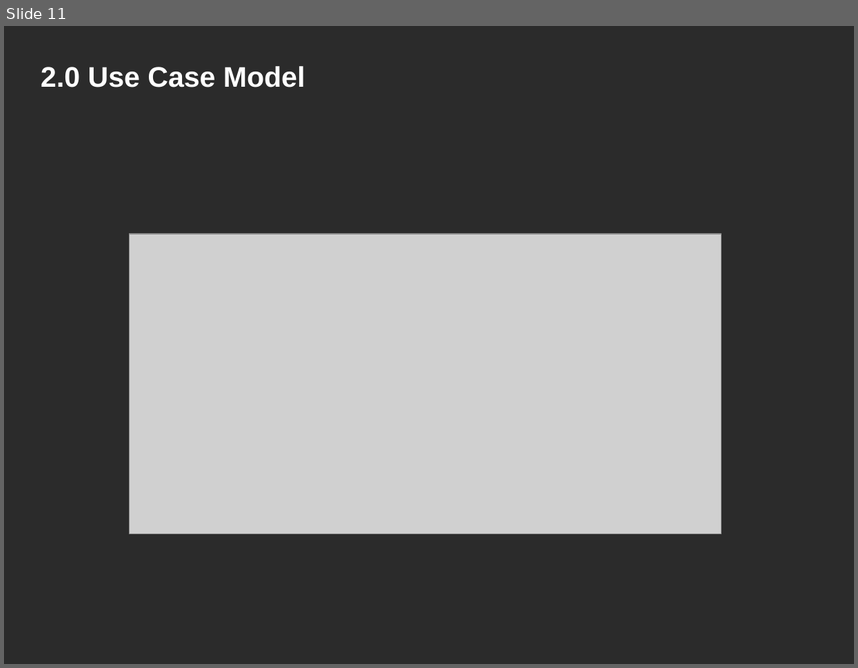
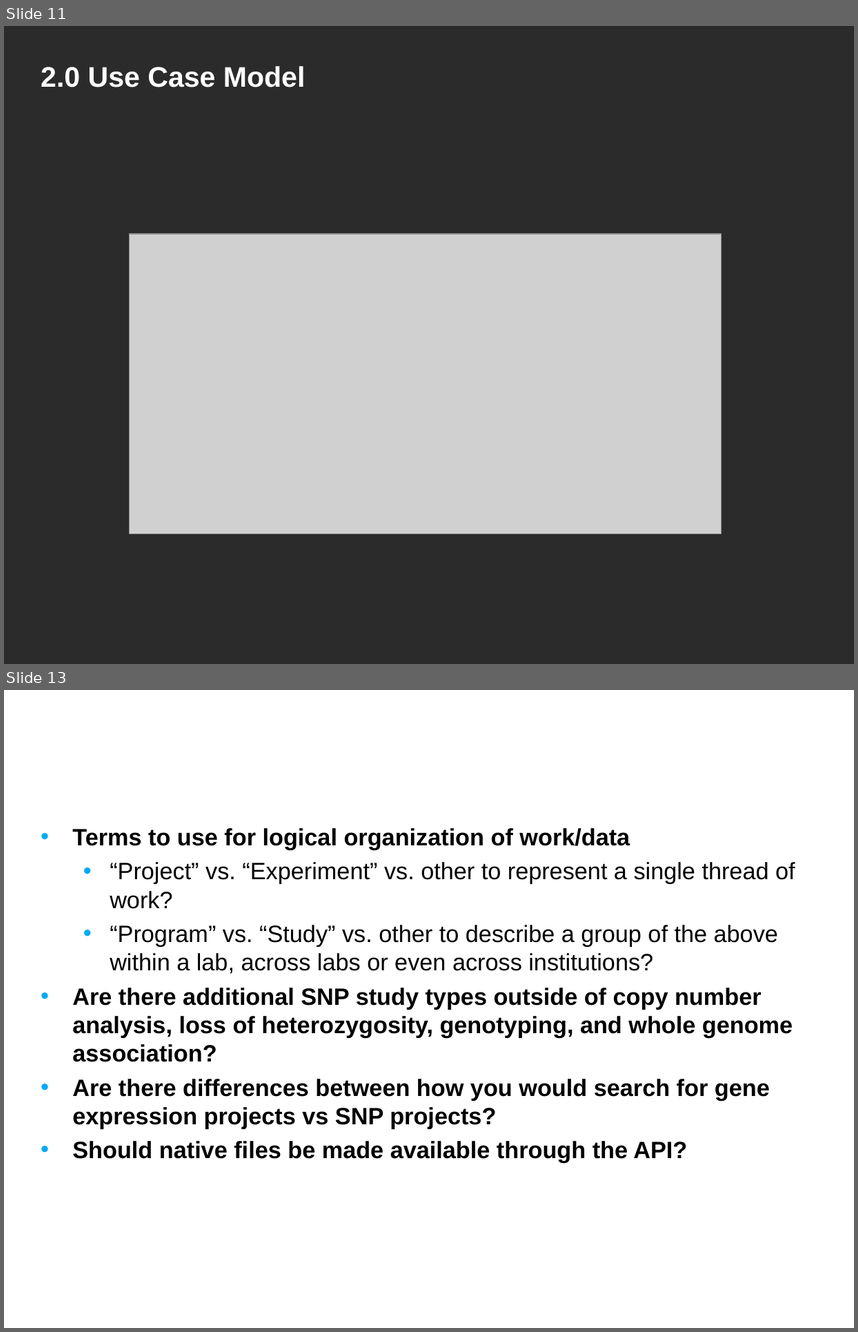
Before and after one commit to NCIP/caarray-docs, a slide deck: project_management/open_meetings/caArray User Community Meeting Aug 8.ppt. Shown one above the other, each under a label of ours: slide 11 before the commit, slides 11 and 13 after it; the slides between them are not shown. The pictures are 858x668 and 858x1332 pixels, drawn with LibreOffice and Linux fonts; fonts in the diff are those of the drawing; grey boxes stand for pictures; background and template pictures are left out; a plain dark background stands for a picture behind light text. Boxes give left, top, right and bottom in pixels: in the first picture for what was removed or moved away, otherwise in the second. Text is boxed around its words. In the diff, an @@ line names an element or a change of style, - is before the commit and + after.

Commit message:
updated with content from E2 Use Cases that we're working on plus a couple of additional questions

```diff
--- a/project_management/open_meetings/caArray User Community Meeting Aug 8.ppt
+++ b/project_management/open_meetings/caArray User Community Meeting Aug 8.ppt
@@ slide 13 added at bbox=[4, 690, 854, 1328], background picture (left out) @@
@@ title added at bbox=[32, 690, 670, 789], 24 pt, text #FFFFFF, bold @@
+Specific Questions
@@ text added at bbox=[72, 828, 795, 1163], 20 pt, text #000000, bold @@
+• Terms to use for logical organization of work/data
+  • “Project” vs. “Experiment” vs. other to represent a single thread of work?
+  • “Program” vs. “Study” vs. other to describe a group of the above within a lab, across labs or even across institutions?
+• Are there additional SNP study types outside of copy number analysis, loss of heterozygosity, genotyping, and whole genome association?
+• Are there differences between how you would search for gene expression projects vs SNP projects?
+• Should native files be made available through the API?
```
Also in this commit, not shown: 5 slides changed, 1 other slide added, 1 slide removed.
